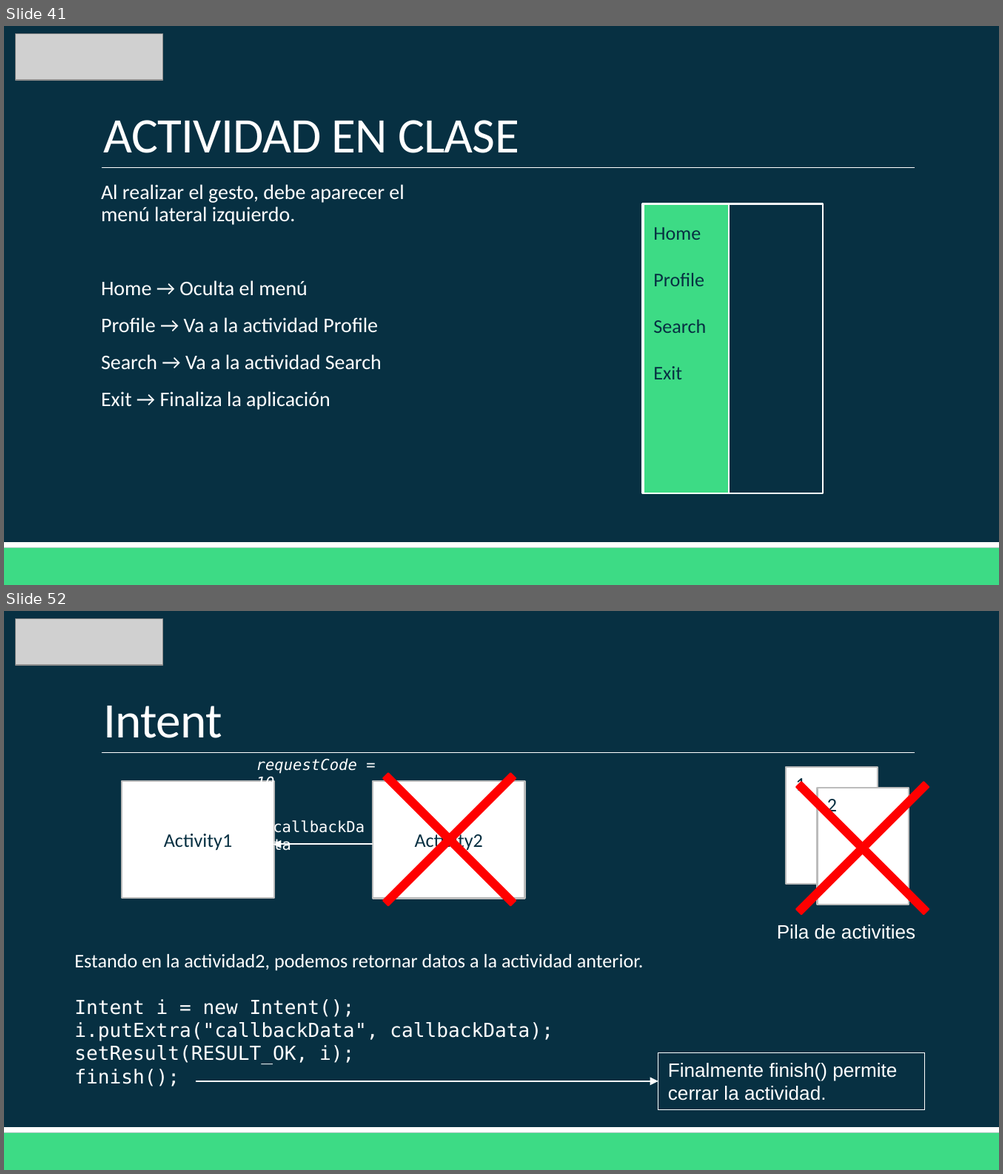
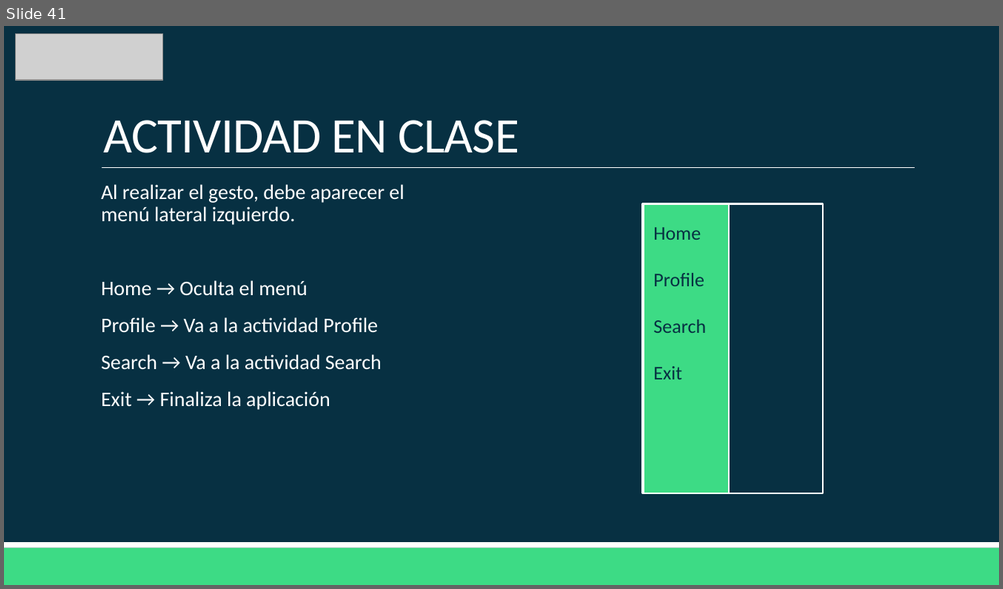
Before and after one commit to Domiciano/AppMoviles201, a slide deck: Clase2/Clase 2.pptx. Shown one above the other, each under a label of ours: slides 41 and 52 before the commit, slide 41 after it; the slides between them are not shown. The pictures are 1003x1174 and 1003x589 pixels, drawn with LibreOffice and Linux fonts; fonts in the diff are those of the drawing; grey boxes stand for pictures. Boxes give left, top, right and bottom in pixels: in the first picture for what was removed or moved away, otherwise in the second. Text is boxed around its words. In the diff, an @@ line names an element or a change of style, - is before the commit and + after.

```diff
--- a/Clase2/Clase 2.pptx
+++ b/Clase2/Clase 2.pptx
@@ slide 52 removed at box(4, 611, 999, 1170), background #073042; not listed: 3 template elements that a slide beside it also shows @@
@@ picture removed at box(16, 619, 163, 666) @@
@@ title removed at box(103, 706, 222, 738) @@
-Intent
@@ cross removed at box(327, 718, 572, 962) @@
@@ cross removed at box(740, 726, 984, 970) @@
@@ text removed at box(256, 758, 357, 792) @@
-requestCode = 10
@@ rectangle removed at box(122, 781, 275, 898) @@
-Activity1
@@ rectangle removed at box(373, 781, 525, 898) @@
-Activity2
@@ rectangle removed at box(785, 767, 877, 885) @@
-1
@@ rectangle removed at box(817, 788, 908, 906) @@
-2
@@ text removed at box(264, 813, 384, 842) @@
-callbackData
@@ arrow removed from (373, 845) to (273, 845) @@
@@ text removed at box(777, 925, 915, 940) @@
-Pila de activities
@@ text removed at box(74, 954, 643, 1087) @@
-Estando en la actividad2, podemos retornar datos a la actividad anterior.
-Intent i = new Intent();
-i.putExtra("callbackData", callbackData);
-setResult(RESULT_OK, i);
-finish();
@@ rectangle removed at box(657, 1054, 924, 1111) @@
-Finalmente finish() permite cerrar la actividad.
@@ arrow removed from (196, 1082) to (657, 1082) @@
```
Also in this commit, not shown: 22 other slides removed, 8 other files.
